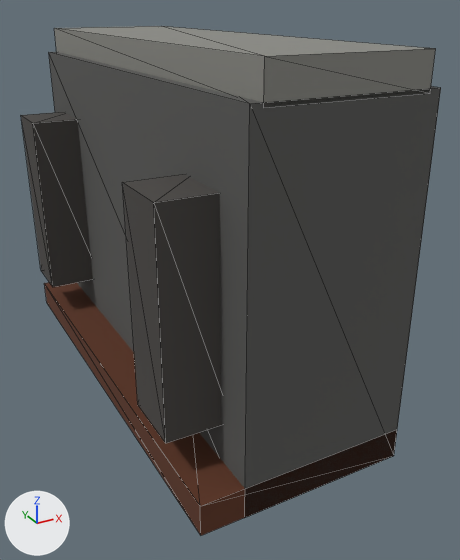
The glTF model game/public/models/bumper_front.glb as it was, and as the next commit left it.
Before and after are seen from a 50 mm lens placed at (0.161, -0.587, -0.562), pointed at (0.457, -0.05, -0.831). Arrows for +X, +Y and +Z are at lower left; the lights stay in place. The picture after the commit comes second. Mesh edges are drawn as thin lines. Vertices at exactly the same position are counted once.

Before the edit, the objects in view are built like this:
```python
me_cube = bpy.data.meshes.new('Cube')
me_cube.from_pydata(...)  # a box spanning x 0.365..0.525, y -0.242..0.242, z -0.95..-0.62, material slot 0; a box spanning x 0.375..0.515, y -0.242..0.242, z -0.623..-0.593, material slot 1; a box spanning x 0.315..0.375, y -0.202..-0.142, z -0.884..-0.686, material slot 2; a box spanning x 0.315..0.375, y 0.142..0.202, z -0.884..-0.686, material slot 2; a box spanning x 0.325..0.525, y -0.242..0.242, z -0.95..-0.92, material slot 3
me_cube.materials.append(mat_metal)  # dark grey #5a5a58
me_cube.materials.append(mat_metal_light)  # grey #8a8a84
me_cube.materials.append(mat_metal_dark)  # dark grey #4a4744
me_cube.materials.append(mat_rust_side)  # brown #5e3420
ob_bumper_front = bpy.data.objects.new('bumper_front', me_cube)
ob_bumper_front.location = (0.0, 0.0, 0.0)
```
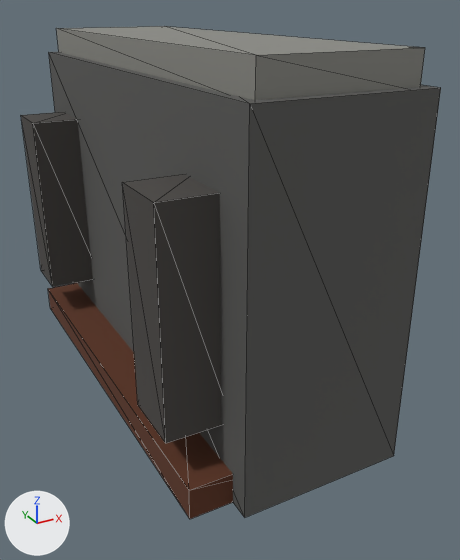
What differs and where, as boxes [x1, y1, x2, y2] in the pictures (460 x 560 px; the box of a moved part takes in the faces that stretch with it):
```json
{"object": "bumper_front", "change": "reshaped", "before": [21, 26, 441, 535], "after": [21, 26, 441, 519]}
{"part": 1, "of": "me_cube", "change": "moved or reshaped", "before": [54, 26, 435, 107], "after": [56, 26, 425, 100]}
{"part": 2, "of": "me_cube", "change": "moved or reshaped", "before": [44, 282, 397, 535], "after": [48, 283, 233, 519]}
```

Scene script edits in JSON lines:
```json
{"block": "me_cube", "where": "me_cube.from_pydata(...)  # 40 vertices, 60 faces; spans x 0.315..0.525, y -0.242..0.242, z -0.95..-0.593"}
{"block": "me_cube", "where": "# used by ob_bumper_front; location = (0.0, 0.0, 0.0)"}
{"block": "me_cube", "change": "me_cube part 1: the loose piece of 8 vertices spanning x 0.375..0.515, y -0.242..0.242, z -0.623..-0.593 is scaled about its middle by (1, 0.959, 1)"}
{"block": "me_cube", "change": "me_cube part 2: the loose piece of 8 vertices spanning x 0.325..0.525, y -0.242..0.242, z -0.95..-0.92 is scaled about its middle by (0.95, 0.917, 1), then moved by (-0.005, 0.0, 0.0)"}
```
